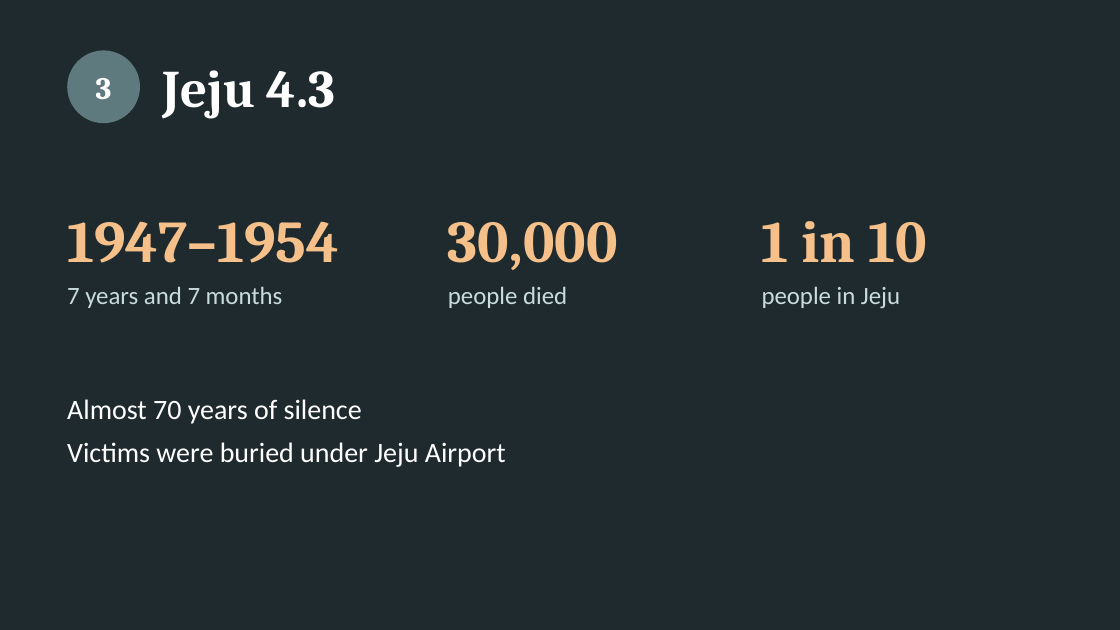
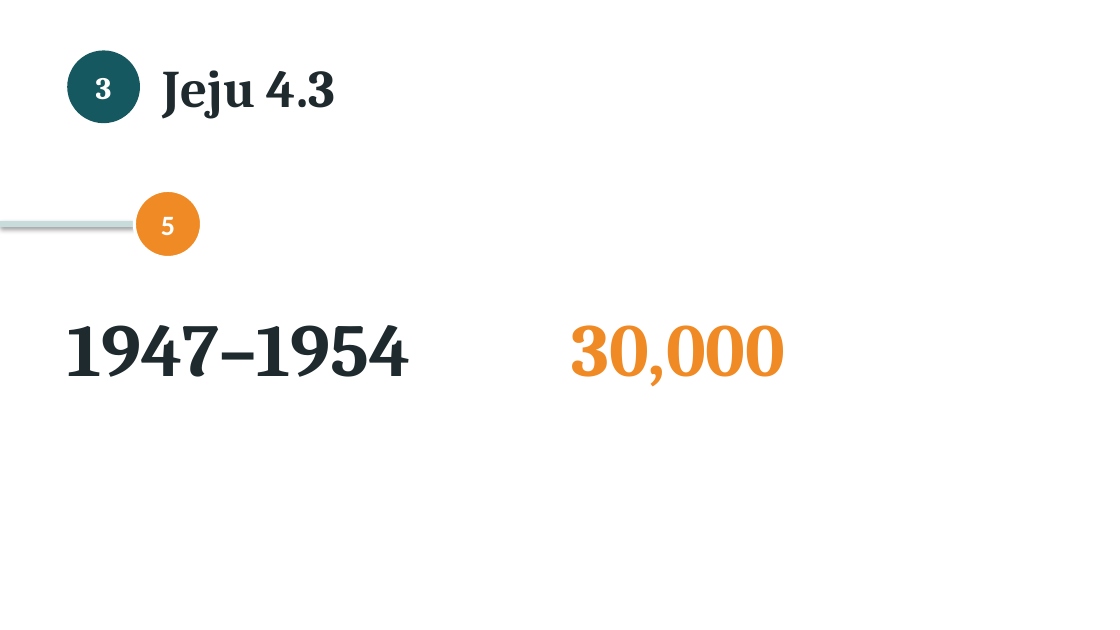
Before and after one commit to a44830300-arch/shaohong, a slide deck: slide 4 of 학업/아시아속의제주문화/Jeju_Culture_Final_5min_easy.pptx. Drawn at 1120x630 pixels with LibreOffice and Linux fonts; fonts in the diff are those of the drawing. Boxes give left, top, right and bottom in pixels: in the first picture for what was removed or moved away, otherwise in the second. Text is boxed around its words. In the diff, an @@ line names an element or a change of style, - is before the commit and + after.

```diff
--- a/학업/아시아속의제주문화/Jeju_Culture_Final_5min_easy.pptx
+++ b/학업/아시아속의제주문화/Jeju_Culture_Final_5min_easy.pptx
@@ background #1E2A2D to #FFFFFF @@
@@ ellipse at (67,50,140,123): fill #5E7A7E to #16585F @@
@@ text "Jeju 4.3" at (162,70,335,119): text colour #FFFFFF to #1E2A2D @@
@@ ellipse added at (134,190,202,258), fill #F08A24, outline #FFFFFF 2 pt @@
@@ line added from (0, 224) to (134, 224), #C9DCDC 4 pt @@
@@ text added at (161,217,175,235), 18 pt, text #FFFFFF, bold @@
+5
@@ text removed at (762,221,928,263) @@
-1 in 10
@@ text removed at (67,286,283,308) @@
-7 years and 7 months
@@ text removed at (448,286,567,308) @@
-people died
@@ text removed at (762,286,900,309) @@
-people in Jeju
@@ text "1947–1954": place and size @@
-text "1947–1954" at (67,221,339,263)
+text "1947–1954" at (67,325,411,377)
@@ text "1947–1954" at (67,325,411,377): size 38 to 48 pt, text colour #F6C08A to #1E2A2D; vertical alignment bottom to top @@
@@ text "30,000": place and size @@
-text "30,000" at (448,222,618,270)
+text "30,000" at (571,325,785,387)
@@ text "30,000" at (571,325,785,387): size 38 to 48 pt, text colour #F6C08A to #F08A24; vertical alignment bottom to top @@
@@ text removed at (67,399,506,467) @@
-Almost 70 years of silence
-Victims were buried under Jeju Airport
```
Also in this commit, not shown: 6 other slides changed, 1 slide added, 3 slides removed, 1 other file.
